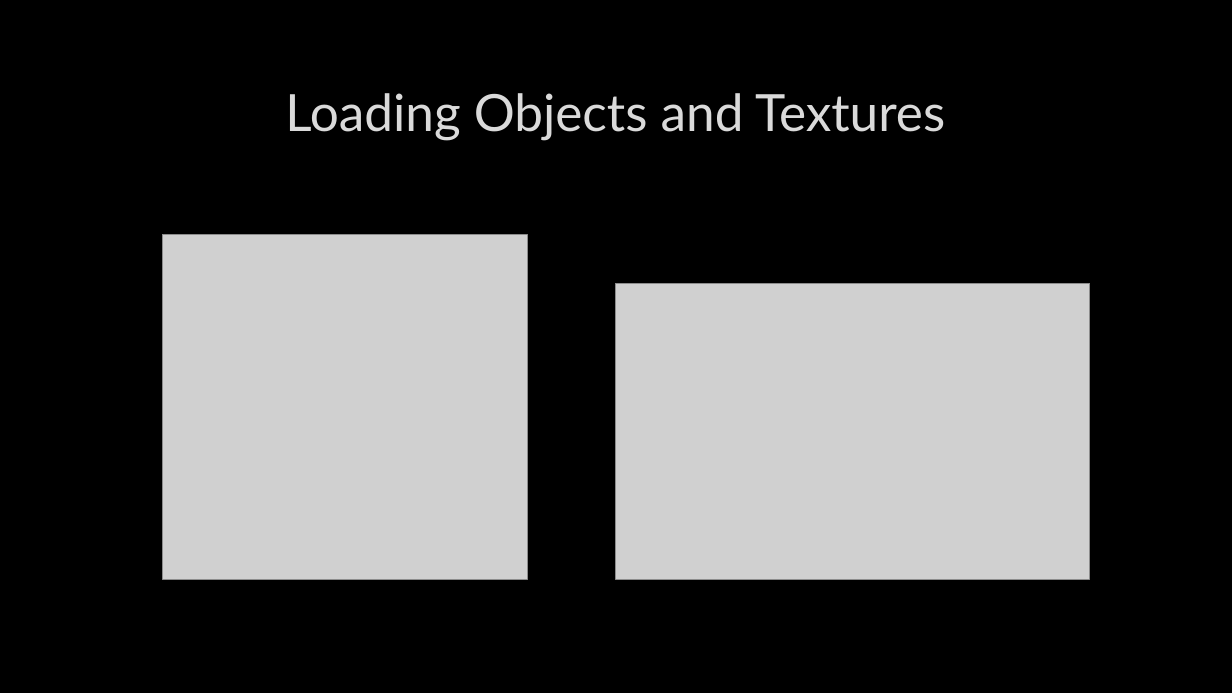
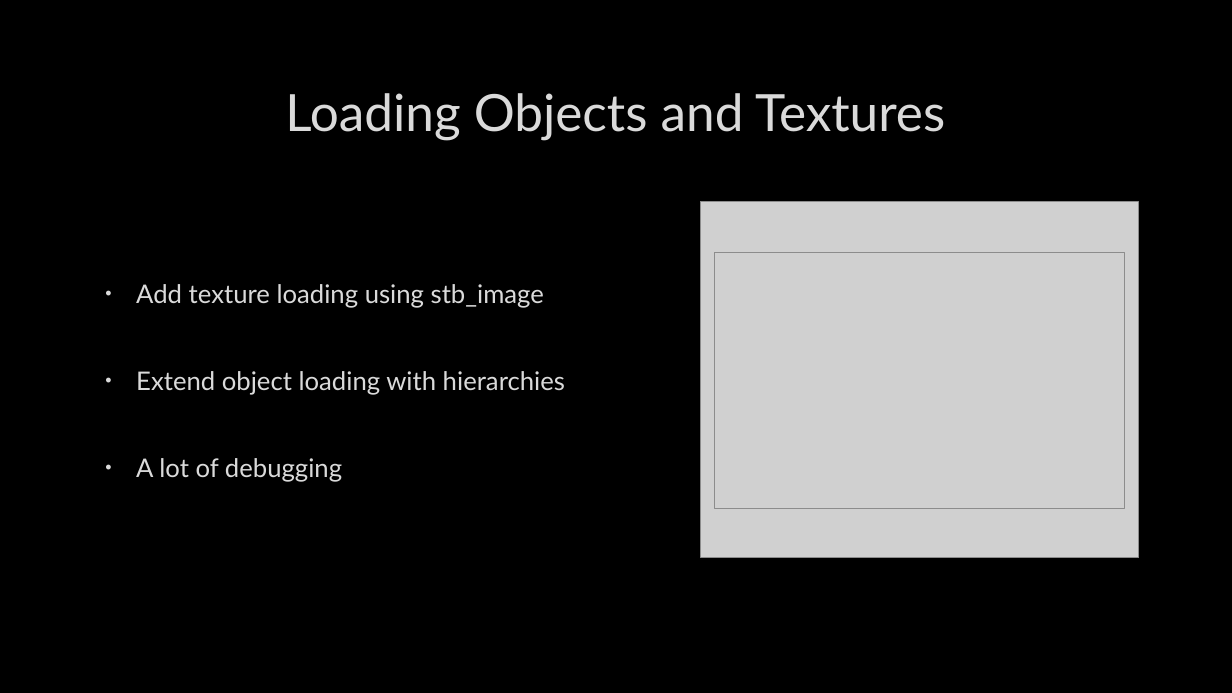
Before and after one commit to maxoe/Doomed, a slide deck: slide 7 of docs/milestone_1.pptx (slide 4 before the commit). Drawn at 1232x693 pixels with LibreOffice and Linux fonts; fonts in the diff are those of the drawing; grey boxes stand for pictures; background and template pictures are left out. Boxes give left, top, right and bottom in pixels: in the first picture for what was removed or moved away, otherwise in the second. Text is boxed around its words. In the diff, an @@ line names an element or a change of style, - is before the commit and + after.

Commit message:
More slides

```diff
--- a/docs/milestone_1.pptx
+++ b/docs/milestone_1.pptx
@@ picture added at (x1=701, y1=202, x2=1139, y2=558) @@
@@ picture removed at (x1=163, y1=235, x2=528, y2=579) @@
@@ picture resized from (x1=616, y1=284, x2=1091, y2=579) to (x1=714, y1=252, x2=1126, y2=508) @@
@@ text added at (x1=136, y1=284, x2=565, y2=482), 20 pt, text #DADADA @@
+• Add texture loading using stb_image
+• Extend object loading with hierarchies
+• A lot of debugging
```
Also in this commit, not shown: 1 other slide changed, 3 slides added.
